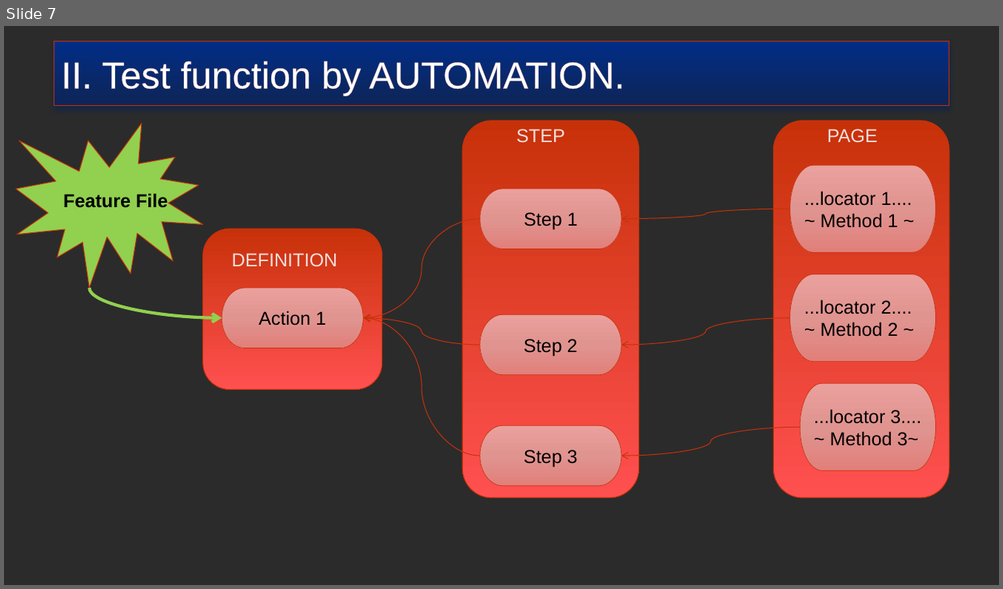
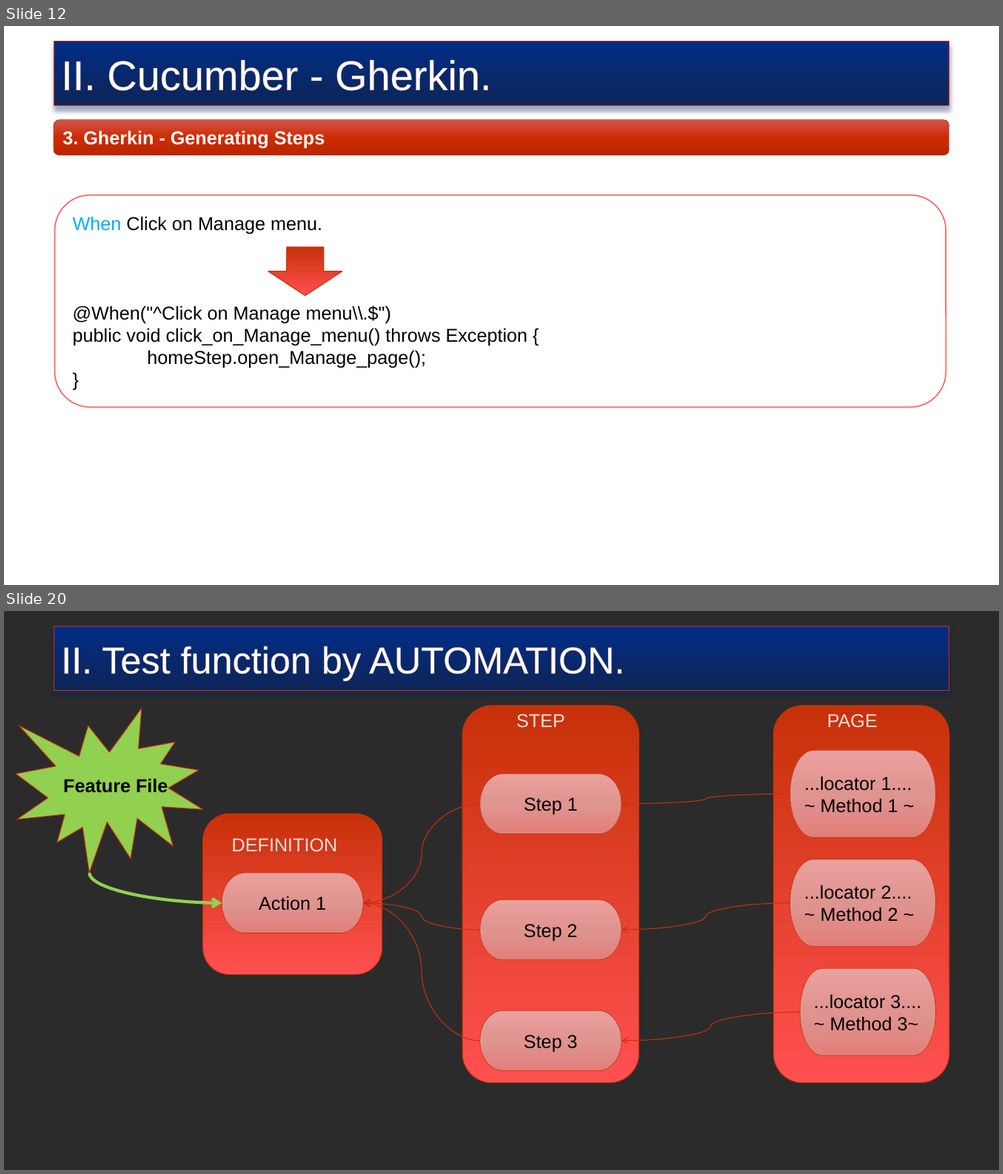
Before and after one commit to truyenkv/sharing, a slide deck: Sharing.pptx. Shown one above the other, each under a label of ours: slide 7 before the commit, slides 12 and 20 after it; the slides between them are not shown. The pictures are 1003x589 and 1003x1174 pixels, drawn with LibreOffice and Linux fonts; fonts in the diff are those of the drawing; background and template pictures are left out; a plain dark background stands for a picture behind light text. Boxes give left, top, right and bottom in pixels: in the first picture for what was removed or moved away, otherwise in the second. Text is boxed around its words. In the diff, an @@ line names an element or a change of style, - is before the commit and + after.

```diff
--- a/Sharing.pptx
+++ b/Sharing.pptx
@@ slide 12 added at (x1=4, y1=26, x2=999, y2=585), background picture (left out) @@
@@ rectangle added at (x1=54, y1=42, x2=949, y2=106), fill gradient #012D86 to #0E2557, outline #C73109 0.75 pt, 40 pt, text #FFFFFF @@
+II. Cucumber - Gherkin.
@@ rounded rectangle added at (x1=54, y1=120, x2=949, y2=155), fill gradient #D1554B to #D02C00 to #B92700, outline #C73109 0.5 pt, 18 pt, text #FFFFFF, bold @@
+3. Gherkin - Generating Steps
@@ rounded rectangle added at (x1=55, y1=195, x2=945, y2=407), fill #FFFFFF, outline #FF5050 1 pt, 18 pt, text #000000 @@
+When Click on Manage menu.
+@When("^Click on Manage menu\\.$")
+public void click_on_Manage_menu() throws Exception {
+homeStep.open_Manage_page();
+}
@@ down arrow added at (x1=268, y1=247, x2=342, y2=295), fill gradient #C73109 to #FF5050, outline #C73109 0.75 pt @@
@@ what was slide 7 is now slide 20 @@
```
Also in this commit, not shown: 5 slides changed, 14 other slides added, 1 slide removed.
